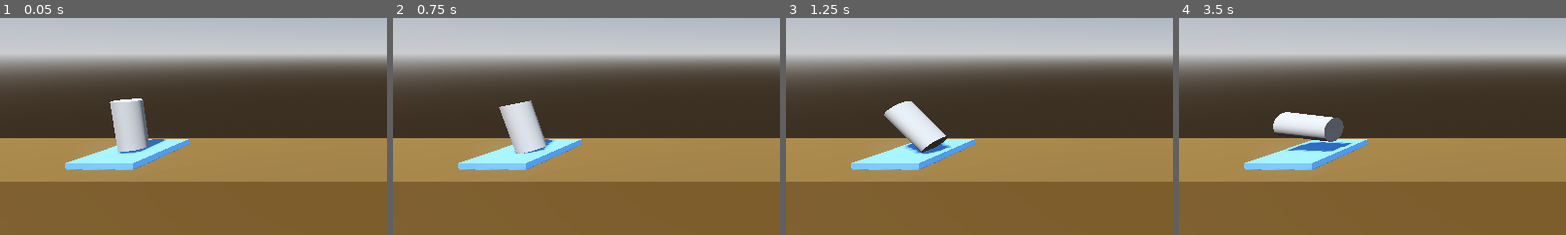
Above: before the commit, frames 1-4 (left to right).
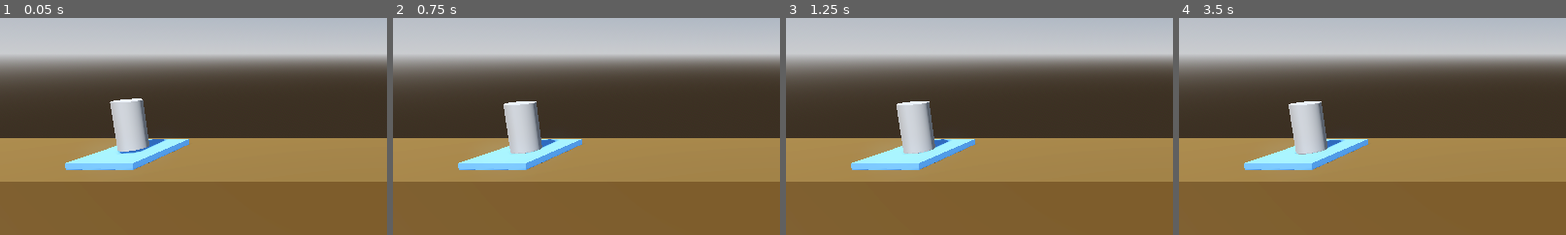
Above: after the commit, the same moments.

Repository: MalcolmD/Project-Boost_Godot
Game: Godot game, scene res://level_1.tscn
The game is run twice, just before and just after one commit, with the same random seed, the same clock (stepped at 60 frames per second) and the same inputs.
Inputs:
- Up to frame 1 (0.05 s): no input
- Up to frame 2 (0.75 s): tap Enter (ui_accept) at 0.5 s; hold Right (ui_right) from 0.53 s (still down)
- Up to frame 3 (1.25 s): keep holding Right (ui_right); tap Enter (ui_accept) at 0.77 s
- Up to frame 4 (3.5 s): release Right (ui_right) at 1.28 s; hold Left (ui_left) 1.28-2.03 s; tap Enter (ui_accept) at 1.52, 3.02 s; hold Right (ui_right) from 2.03 s (still down)
The pictures show only the part of the screen within x 0-50%, y 31-81%; the shares and areas given below are measured in that part.

Frame 1 is identical in both runs. In frame 2, 1.0% of the frame differs, in the area x 27-43%, y 37-63%; in frame 3, 2.3%; in frame 4, 2.9%, in the area x 24-45%, y 38-63%.

Commit message:
Adding torque forces to allow the player to rotate.

Diff:
--- a/level_1.tscn
+++ b/level_1.tscn
@@ -45,9 +45,6 @@
 size = Vector3(2.5, 0.5, 3)
 material = SubResource("StandardMaterial3D_3hls8")
 
-[node name="Player" parent="LaunchPad" instance=ExtResource("1_3hls8")]
-transform = Transform3D(1, 0, 0, 0, 1, 0, 0, 0, 1, 0, 1.3596025, 0)
-
 [node name="LandingPad" type="CSGBox3D" parent="."]
 transform = Transform3D(1, 0, 0, 0, 1, 0, 0, 0, 1, -10, -0.019, 0)
 use_collision = true
@@ -56,3 +53,8 @@
 
 [node name="Camera3D" type="Camera3D" parent="."]
 transform = Transform3D(-1, 4.440892e-15, -8.742279e-08, -1.407214e-08, 0.9869599, 0.16096656, 8.628278e-08, 0.16096656, -0.9869599, -0.6545396, 4.2502656, -11.447985)
+
+[node name="Player" parent="." instance=ExtResource("1_3hls8")]
+transform = Transform3D(1, 0, 0, 0, 1, 0, 0, 0, 1, 10, 1.3596025, 0)
+axis_lock_angular_x = true
+axis_lock_angular_z = false
--- a/player.gd
+++ b/player.gd
@@ -6,6 +6,6 @@
 		apply_central_force(Vector3.UP * delta * 1000.0)
 		# print("spacebar was pressed")
 	if Input.is_action_pressed("ui_left"):
-		rotate_z(delta)
+		apply_torque(Vector3(0.0, 0.0, -100.0 * delta))
 	if Input.is_action_pressed("ui_right"):
-		rotate_z(-delta)
+		apply_torque(Vector3(0.0, 0.0, 100.0 * delta))
